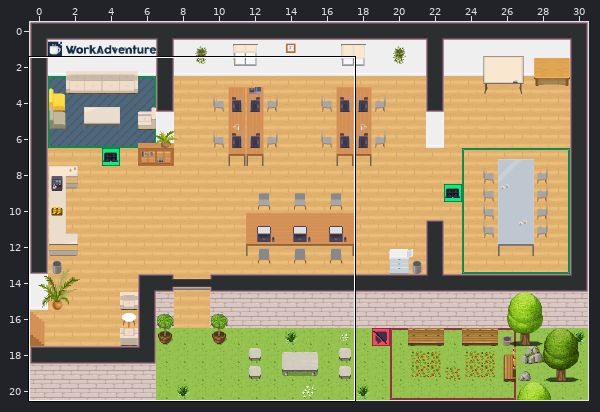
An edit to a level. Tiled map (JSON), map.tmj. The picture above shows the old version from afar; the outline marks the close-up.
Close-up. Before the commit:
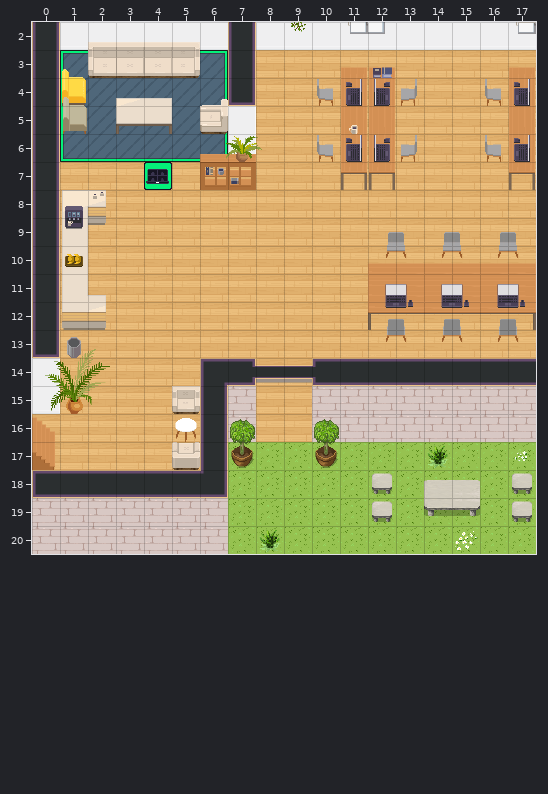
Cells are 32x32 px. Shown: x 0..17, y 2..20. The commit also changed other parts of the map, which this record leaves out.
After the commit:
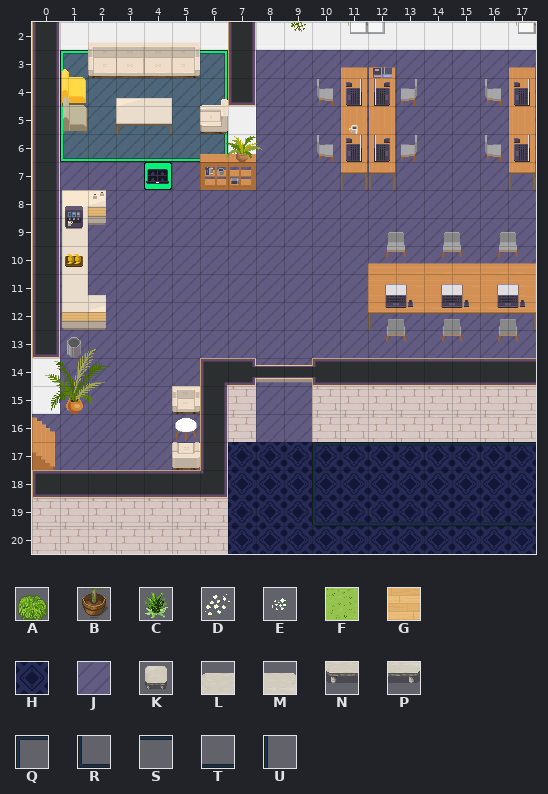
Key: from "WA_Decoration": A 78, B 90; from "WA_Exterior": C 506, D 578, E 579, F 628; from "WA_Room_Builder": G 350, H 362, J 385; from "WA_Seats": K 150; from "WA_Tables": L 177, M 178, N 187, P 188; from "WA_User_Interface": Q 109, R 112, S 113, T 114, U 115.
_ is an empty cell, . an unchanged one.
Tiles of an added or newly shown layer are drawn over the layers below it.
Difference:
--- layer "floor/floor1"
@@ x 0..17 @@
- 3 ........GGGGGGGGGG
- 4 ........GGGGGGGGGG
- 5 ........GGGGGGGGGG
- 6 ........GGGGGGGGGG
- 7 .GGG.GGGGGGGGGGGGG
- 8 .GGGGGGGGGGGGGGGGG
- 9 .GGGGGGGGGGGGGGGGG
-10 .GGGGGGGGGGGGGGGGG
-11 .GGGGGGGGGGG......
-12 .GGGGGGGGGGGGGGGGG
-13 .GGGGGGGGGGGGGGGGG
-14 .GGGGG..GG........
-15 .GGGG...GG........
-16 GGGGGG..GG........
-17 GGGGGG.FFFFFFFFFFF
-18 .......FFFFFFFFFFF
-19 .......FFFFFFFFFFF
-20 .......FFFFFFFFFFF
+ 3 ........JJJJJJJJJJ
+ 4 ........JJJJJJJJJJ
+ 5 ........JJJJJJJJJJ
+ 6 ........JJJJJJJJJJ
+ 7 .JJJ.JJJJJJJJJJJJJ
+ 8 .JJJJJJJJJJJJJJJJJ
+ 9 .JJJJJJJJJJJJJJJJJ
+10 .JJJJJJJJJJJJJJJJJ
+11 .JJJJJJJJJJJ......
+12 .JJJJJJJJJJJJJJJJJ
+13 .JJJJJJJJJJJJJJJJJ
+14 .JJJJJ..JJ........
+15 .JJJJ...JJ........
+16 JJJJJJ..JJ........
+17 JJJJJJ.HHHHHHHHHHH
+18 .......HHHHHHHHHHH
+19 .......HHHHHHHHHHH
+20 .......HHHHHHHHHHH
--- layer "floor/floor_github_website_border" (added)
@@ x 10..17 @@
-17 ________
-18 _.......
-19 ________
+17 QSSSSSSS
+18 U.......
+19 RTTTTTTT
--- layer "furniture/furniture1"
@@ x 14..17 @@
-17 C..E
+17 _.._
@@ x 8..15 @@
-20 C......D
+20 _......_
--- layer "furniture/furniture2"
@@ x 7..17 @@
-16 A..A.......
-17 B..B.......
-18 .....K.LM.K
-19 .....K.NP.K
+16 _.._.......
+17 _.._.......
+18 ....._.__._
+19 ....._.__._
Where, in picture pixels (left, top, right, bottom), the same in both close-ups:
changed: (32, 50, 536, 554)
